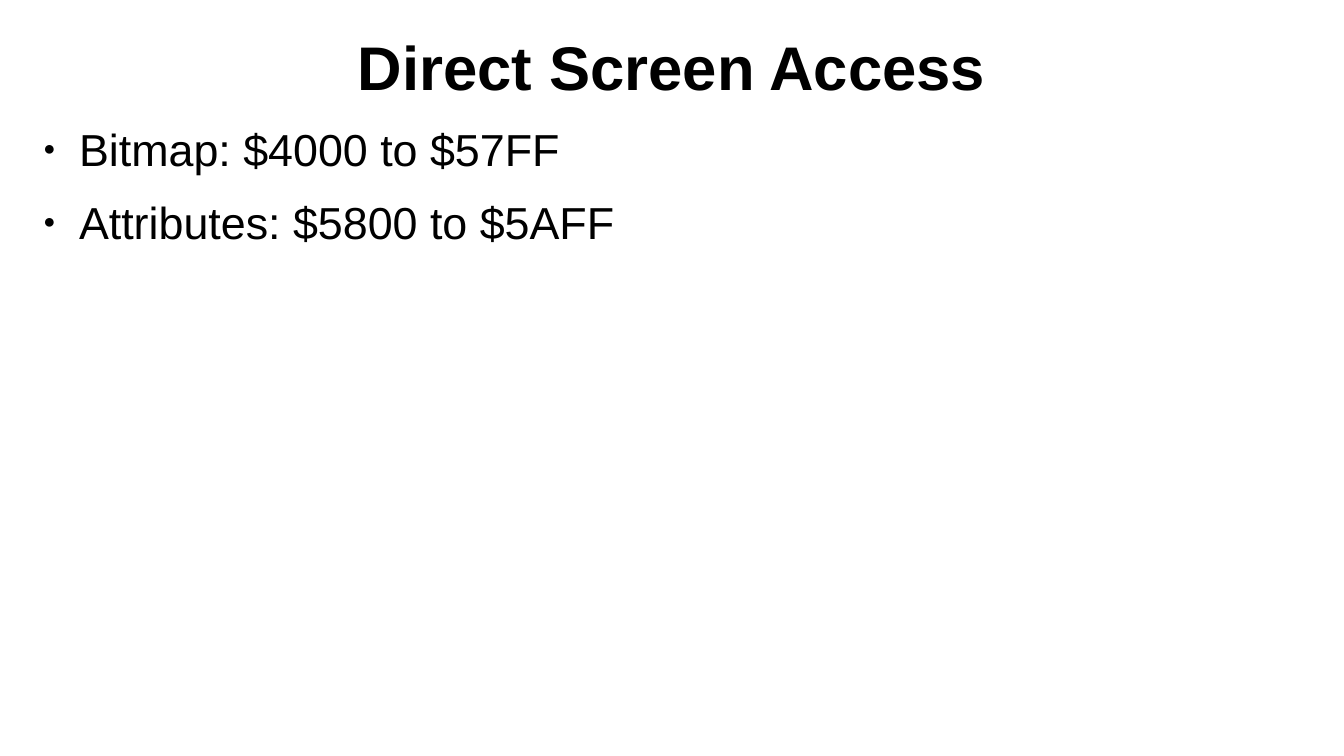
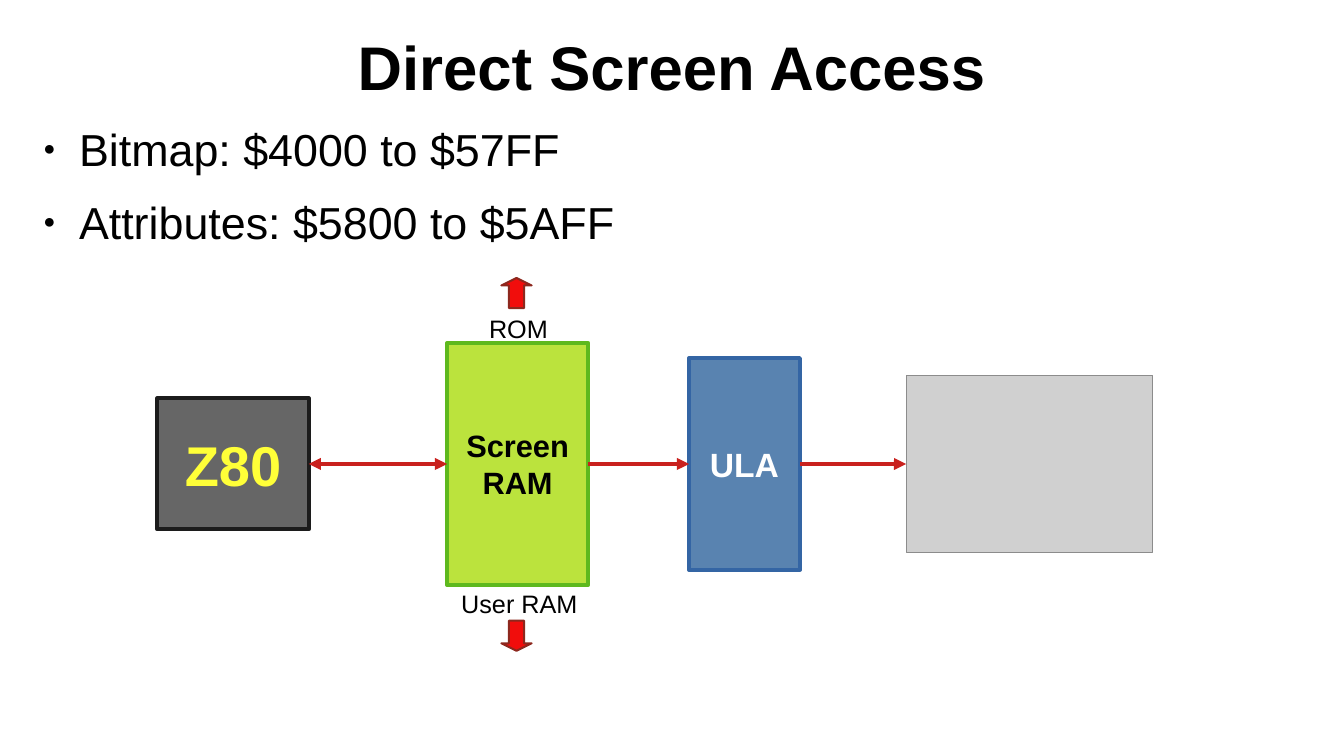
Before and after one commit to SlithyMatt/zxs-assembly-tutorial, a slide deck: slide 6 of Lesson11/Lesson11.odp. Drawn at 1344x756 pixels with LibreOffice and Linux fonts; fonts in the diff are those of the drawing; grey boxes stand for pictures. Boxes give left, top, right and bottom in pixels: in the first picture for what was removed or moved away, otherwise in the second. Text is boxed around its words. In the diff, an @@ line names an element or a change of style, - is before the commit and + after.

Commit message:
yet more slides

```diff
--- a/Lesson11/Lesson11.odp
+++ b/Lesson11/Lesson11.odp
@@ up arrow added at [501, 278, 531, 309], fill #F10D0C, outline #8D281E 1.45 pt @@
@@ text added at [489, 320, 548, 344], 18 pt, text #000000 @@
+ROM
@@ rectangle added at [447, 343, 588, 585], fill #BBE33D, outline #5EB91E 2.89 pt, 22 pt, text #000000, bold @@
+Screen
+RAM
@@ rectangle added at [689, 358, 800, 570], fill #5983B0, outline #3465A4 2.89 pt, 24 pt, text #FFFFFF, bold @@
+ULA
@@ picture added at [906, 375, 1153, 553] @@
@@ rectangle added at [157, 398, 309, 529], fill #666666, outline #1C1C1C 2.89 pt, 40 pt, text #FFFF38, bold @@
+Z80
@@ elbow double arrow added from (309, 464) to (447, 464), #C9211E 2.89 pt @@
@@ elbow arrow added from (588, 464) to (689, 464), #C9211E 2.89 pt @@
@@ elbow arrow added from (800, 464) to (906, 464), #C9211E 2.89 pt @@
@@ text added at [461, 595, 577, 614], 18 pt, text #000000 @@
+User RAM
@@ up arrow added at [501, 621, 531, 651], fill #F10D0C, outline #8D281E 1.45 pt @@
```
